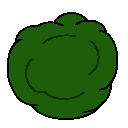
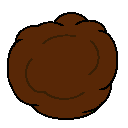
The second 128×128 image is a revision of the first. Changes to its layers:
added group "Brown2" with 3 layers above "Brown" over [left=9, top=14, right=116, bottom=118]
added layer "Shape 13" (1st of 3, in "Brown2") in group "Brown2" over [left=25, top=34, right=100, bottom=100]
added layer "Layer 4" (1st of 3, in "Brown2") in group "Brown2" over [left=9, top=14, right=116, bottom=118]
added layer "Shape 9" (1st of 3, in "Brown2") in group "Brown2" over [left=9, top=14, right=116, bottom=118]
moved "Shape 13" (3rd of 3, in "Green") into group "Green" over [left=25, top=34, right=100, bottom=100]
moved "Layer 4" (3rd of 3, in "Green") into group "Green" over [left=9, top=14, right=116, bottom=118]
moved "Shape 9" (3rd of 3, in "Green") into group "Green" over [left=9, top=14, right=116, bottom=118]
